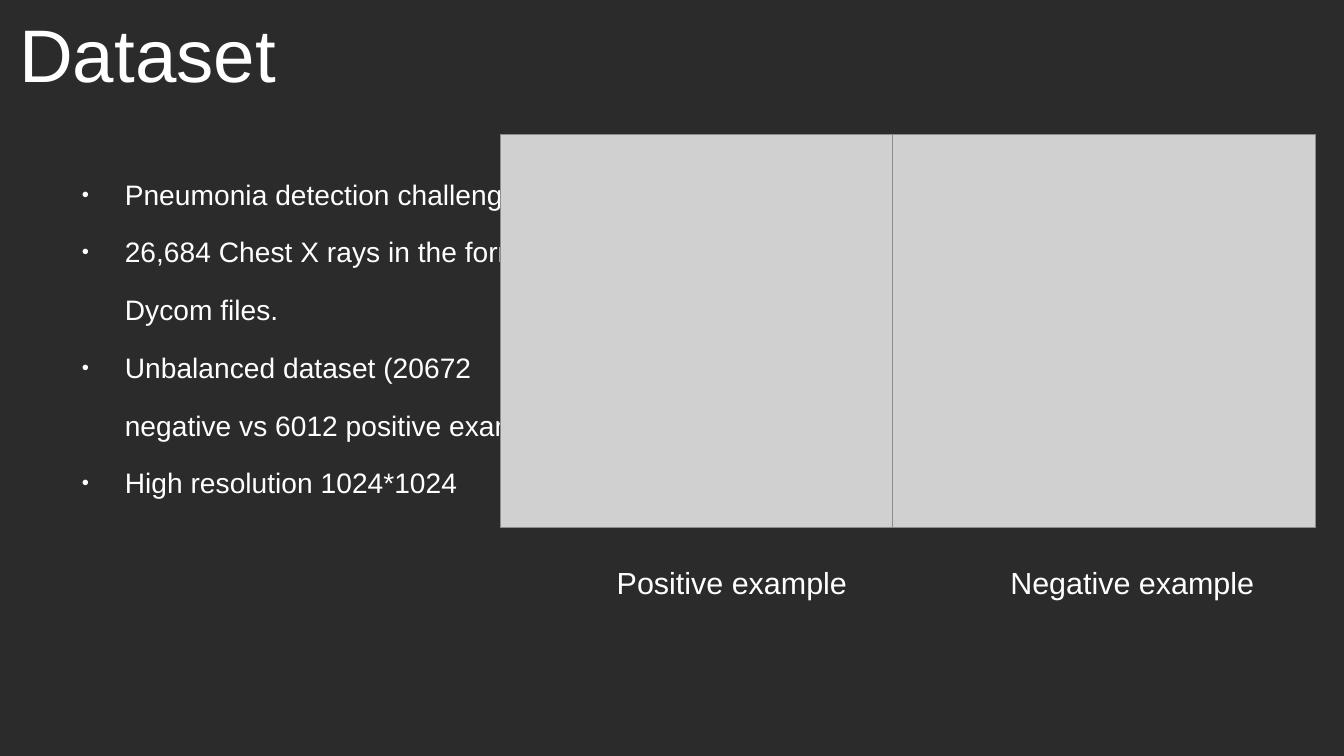
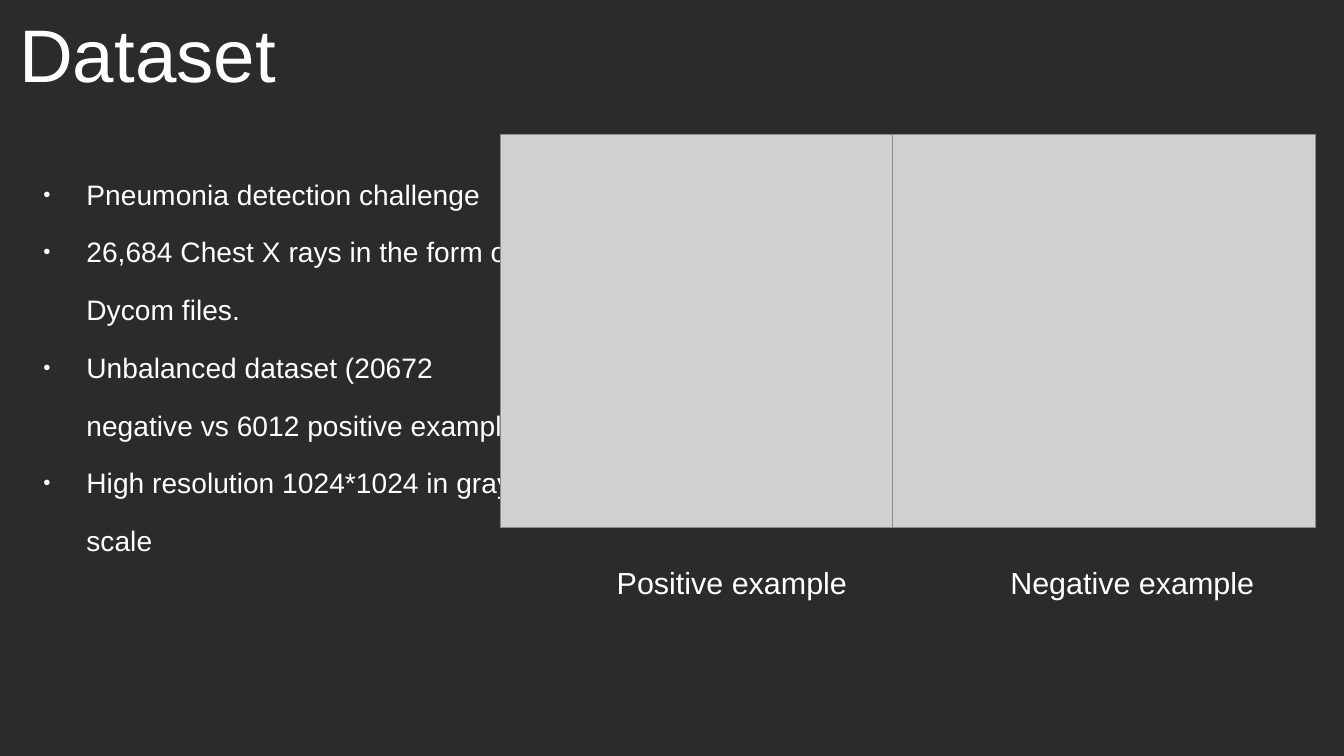
Before and after one commit to chekirou/Pneumonia_Classification, a slide deck: slide 3 of presentation.odp. Drawn at 1344x756 pixels with LibreOffice and Linux fonts; fonts in the diff are those of the drawing; grey boxes stand for pictures; background and template pictures are left out; a plain dark background stands for a picture behind light text. Boxes give left, top, right and bottom in pixels: in the first picture for what was removed or moved away, otherwise in the second. Text is boxed around its words. In the diff, an @@ line names an element or a change of style, - is before the commit and + after.

```diff
--- a/presentation.odp
+++ b/presentation.odp
@@ text "Pneumonia detection challenge": place and size @@
-text "Pneumonia detection challenge" at box(125, 183, 577, 499)
+text "Pneumonia detection challenge" at box(86, 184, 539, 499)
@@ text at box(86, 472, 511, 499): text changed @@
-● High resolution 1024*1024
+● High resolution 1024*1024 in gray
+scale
```
Also in this commit, not shown: 2 other slides changed, 9 slides added, 4 slides removed, 24 other files.
